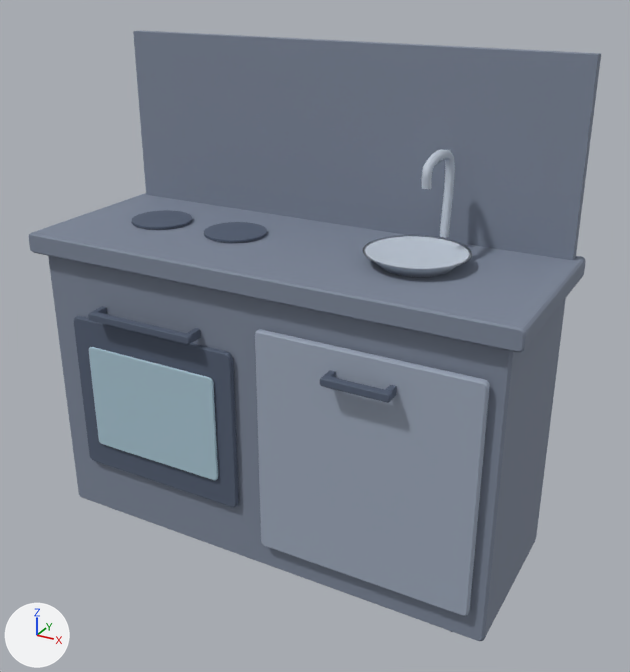
Renders of the glTF model homeos/frontend/public/static/3d-studio/models/play-kitchen.glb from each side of a commit.
Camera for both pictures: a 50 mm camera at (0.709, -1.207, 1.036) aimed at (0.039, 0.01, 0.427). Every picture has the same lights, and +X, +Y and +Z are marked at lower left. The picture after the commit comes second. Where no turn or scale is listed for an object, it has been applied to the vertices.

In view in the first picture: 'accent', 'body', 'dark', 'glass', 'light', 'soft'.
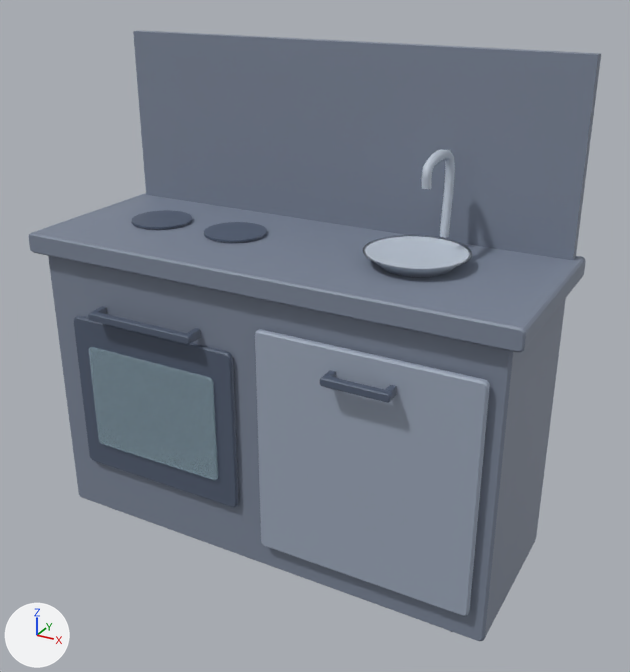
The change, as a diff of the scene's bpy script:
```diff
--- a/homeos/frontend/public/static/3d-studio/models/play-kitchen.glb.py
+++ b/homeos/frontend/public/static/3d-studio/models/play-kitchen.glb.py
@@ mat_play_kitchen_candidate_glass @@
 mat_play_kitchen_candidate_glass.roughness = 0.82
+mat_play_kitchen_candidate_glass.alpha = 0.34
```

What differs and where, as boxes (x1, y1, x2, y2) in the pictures (630 x 672 px):
'glass', surface changed
    both: (89, 347, 218, 480)
